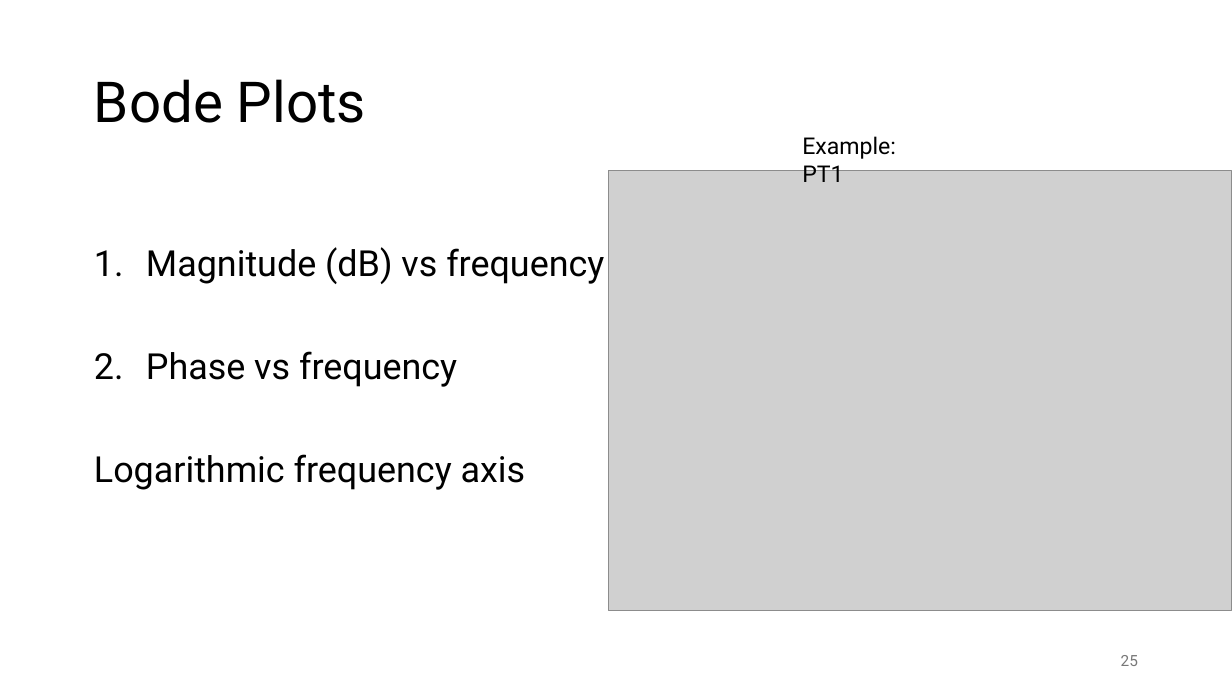
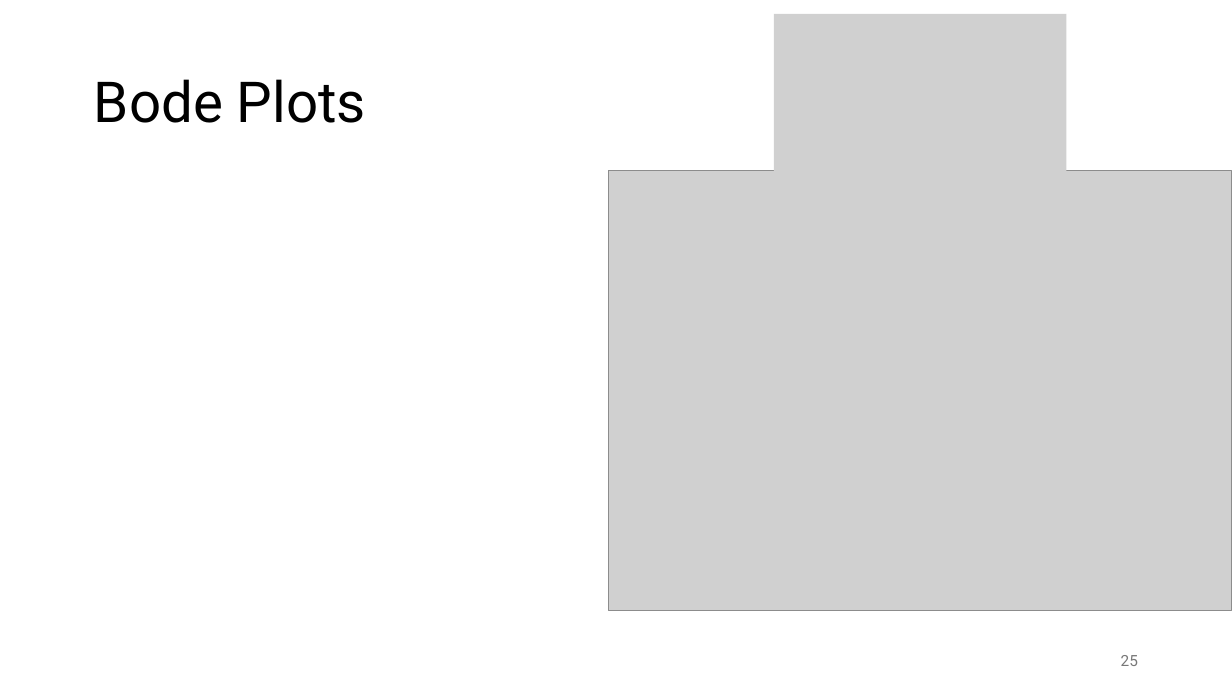
Before and after one commit to FelixWick/control_engineering, a slide deck: slide 25 of slides/3_Laplace.pptx. Drawn at 1232x693 pixels with LibreOffice and Linux fonts; fonts in the diff are those of the drawing; grey boxes stand for pictures. Boxes give left, top, right and bottom in pixels: in the first picture for what was removed or moved away, otherwise in the second. Text is boxed around its words. In the diff, an @@ line names an element or a change of style, - is before the commit and + after.

Commit message:
system identification with Bode plots

```diff
--- a/slides/3_Laplace.pptx
+++ b/slides/3_Laplace.pptx
@@ picture added at [774, 14, 1067, 177] @@
@@ text removed at [802, 136, 896, 182] @@
-Example: PT1
@@ text removed at [94, 247, 604, 490] @@
-1. Magnitude (dB) vs frequency
-2. Phase vs frequency
-Logarithmic frequency axis
```
Also in this commit, not shown: 4 other slides changed, 3 slides added, 2 other files.
